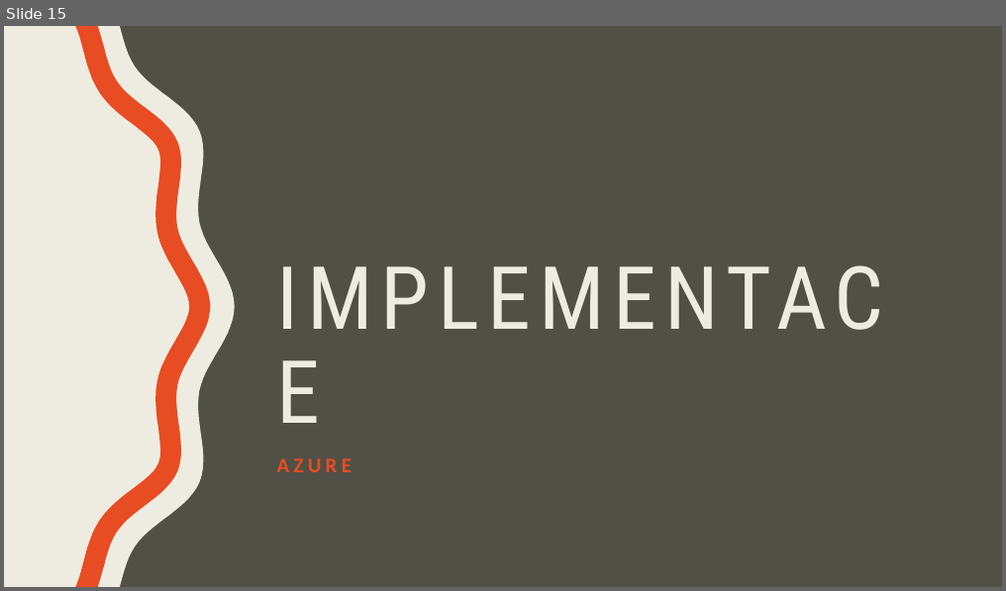
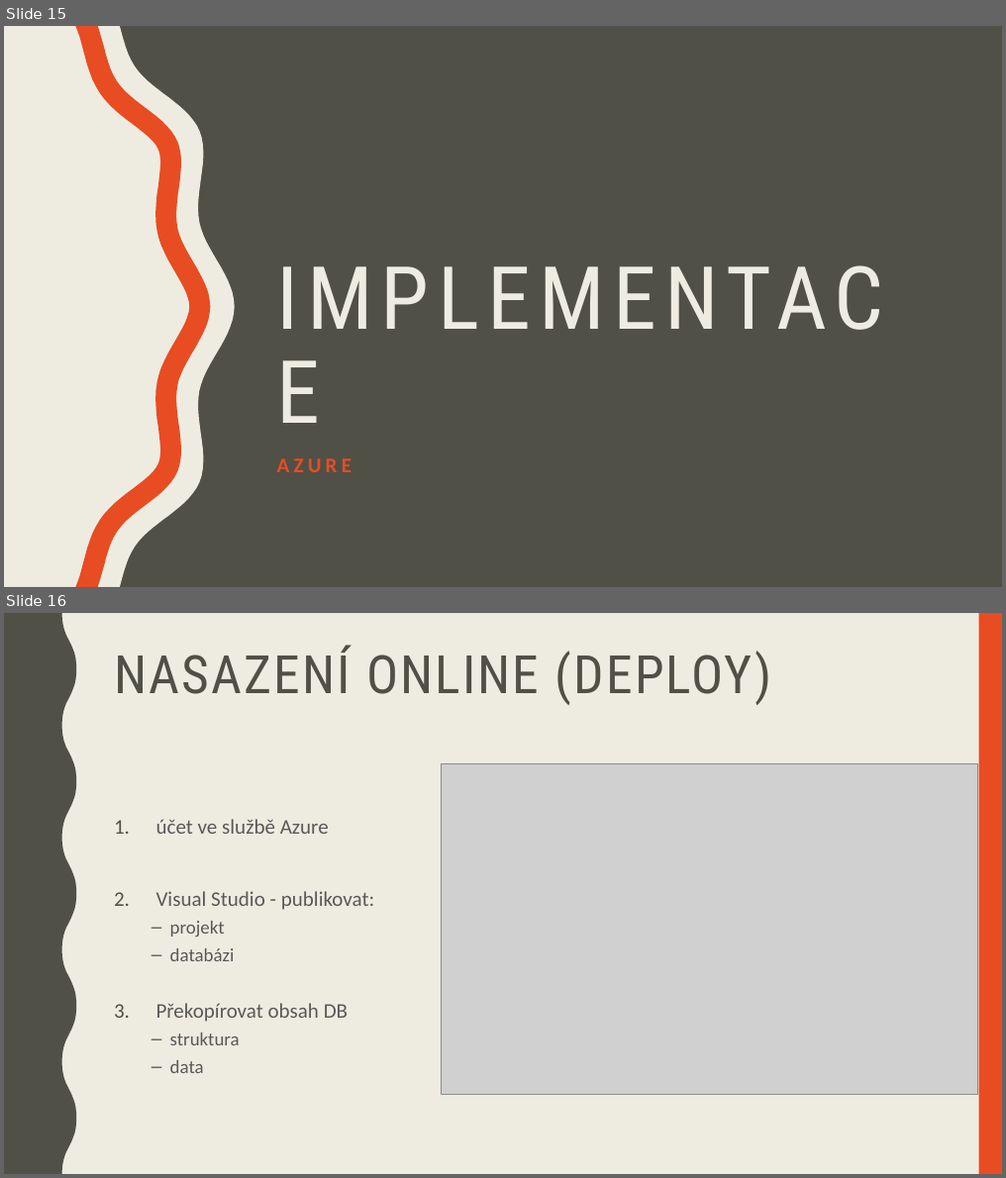
Before and after one commit to hruska07/Apollo13, a slide deck: docs/Apollo 13 - Logos Polytechnikos.pptx. Shown one above the other, each under a label of ours: slide 15 before the commit, slides 15 and 16 after it. The pictures are 1006x591 and 1006x1178 pixels, drawn with LibreOffice and Linux fonts; fonts in the diff are those of the drawing; grey boxes stand for pictures. Boxes give left, top, right and bottom in pixels: in the first picture for what was removed or moved away, otherwise in the second. Text is boxed around its words. In the diff, an @@ line names an element or a change of style, - is before the commit and + after.

Commit message:
implementace (Azure) + team member Ondrej Vankat!

```diff
--- a/docs/Apollo 13 - Logos Polytechnikos.pptx
+++ b/docs/Apollo 13 - Logos Polytechnikos.pptx
@@ slide 16 added at [4, 613, 1002, 1174], background #EEECE1 @@
@@ freeform shape added at [4, 613, 76, 1174], fill #505046 @@
@@ rectangle added at [979, 613, 1002, 1174], fill #E84C22 @@
@@ title added at [114, 646, 772, 705], 51 pt, text #505046 @@
+NASAZENÍ ONLINE (DEPLOY)
@@ picture added at [441, 764, 978, 1094] @@
@@ text added at [156, 819, 374, 1073], 20 pt, text #595959 @@
+1. účet ve službě Azure
+2. Visual Studio - publikovat:
+  – projekt
+  – databázi
+3. Překopírovat obsah DB
+  – struktura
+  – data
```
Also in this commit, not shown: 1 slide changed, 1 other slide added, 1 slide removed.
